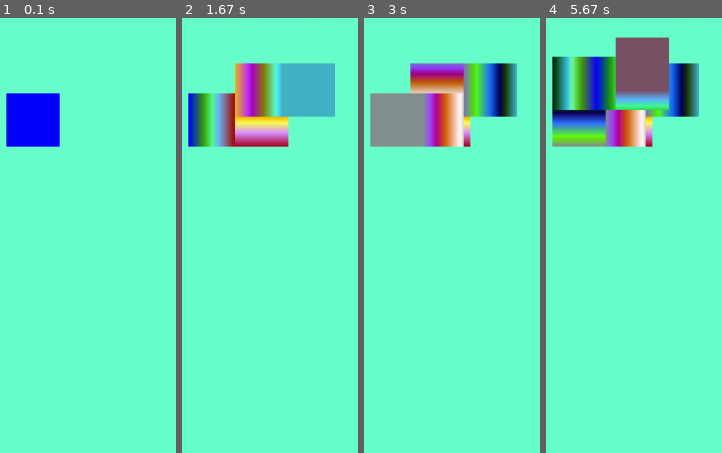
Above: before the commit, frames 1-4 (left to right).
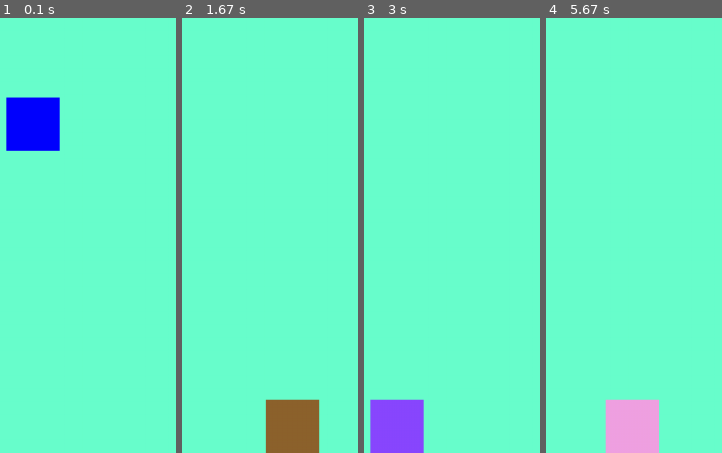
Above: after the commit, the same moments.

Repository: 16thpolicy/pygameExperiment
Game: pygame game, started from game1.py
Two runs of this game, one before a commit and one after it. Both use one fixed random seed, a clock stepped at 60 frames per second and the inputs below.
Inputs:
- Up to frame 1 (0.1 s): no input
- Up to frame 2 (1.67 s): hold D 0.33-0.8 s; hold W 0.83-1.13 s; hold D 1.17-1.63 s
- Up to frame 3 (3 s): hold A 1.67-2.2 s; hold S 2.23-2.53 s; hold A 2.57-2.97 s
- Up to frame 4 (5.67 s): hold W 3-3.37 s; hold D 3.4-4.03 s; hold A 4.47-4.93 s; hold D 4.97-5.43 s; hold W from 5.47 s (still down)

The runs differ from the first frame. In frame 1, 0.7% of the frame differs, in the area x 3-35%, y 17-31%; in frame 2, 16%; in frame 3, 17%; in frame 4, 21%, in the area x 3-87%, y 4-100%.

Commit message:
Update game1.py
added gravity and now object doesn't have a shadow

Diff:
--- a/game1.py
+++ b/game1.py
@@ -63,7 +63,7 @@
     window.fill( [105,255,205])
 
     clock = pygame.time.Clock() #create object to keep track of time
-    frames_per_sec = 200
+    frames_per_sec = 100
 
     block_group = pygame.sprite.Group()
     a_block=Block()
@@ -81,6 +81,8 @@
     a_cover=False
     s_cover=False
     d_cover=False
+    gravity=.15 #positive b/c rip and grid is flipped upside down
+    verticalspeed=0
 
     running = True
     while(running):
@@ -154,7 +156,12 @@
             didimove=a_block.move_position(1,0,window_width,window_height)
             if(didimove):
                 a_block.changecolor()
+        didblockmove=a_block.move_position(0,verticalspeed,window_width,window_height)#gravity does magic
+        if(not didblockmove and a_block.height+a_block.rect.y==window_height):
+            verticalspeed=0
+        verticalspeed+=gravity
         clock.tick(frames_per_sec)
+        window.fill( [105,255,205])
         block_group.draw(window)
         pygame.display.update()
     pygame.quit()
